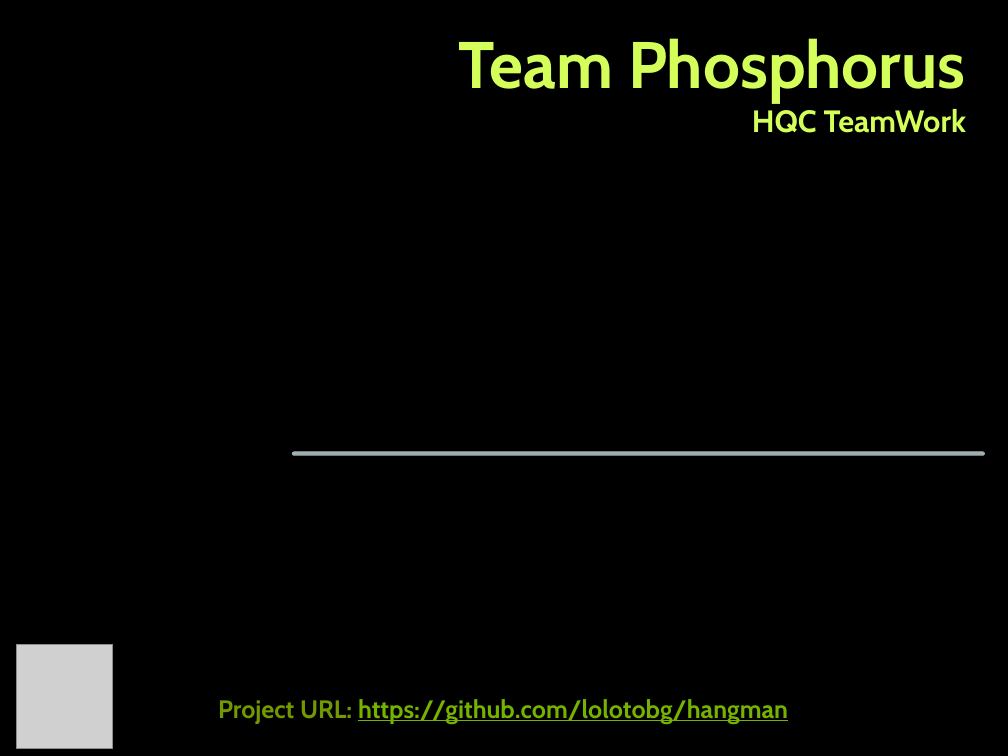
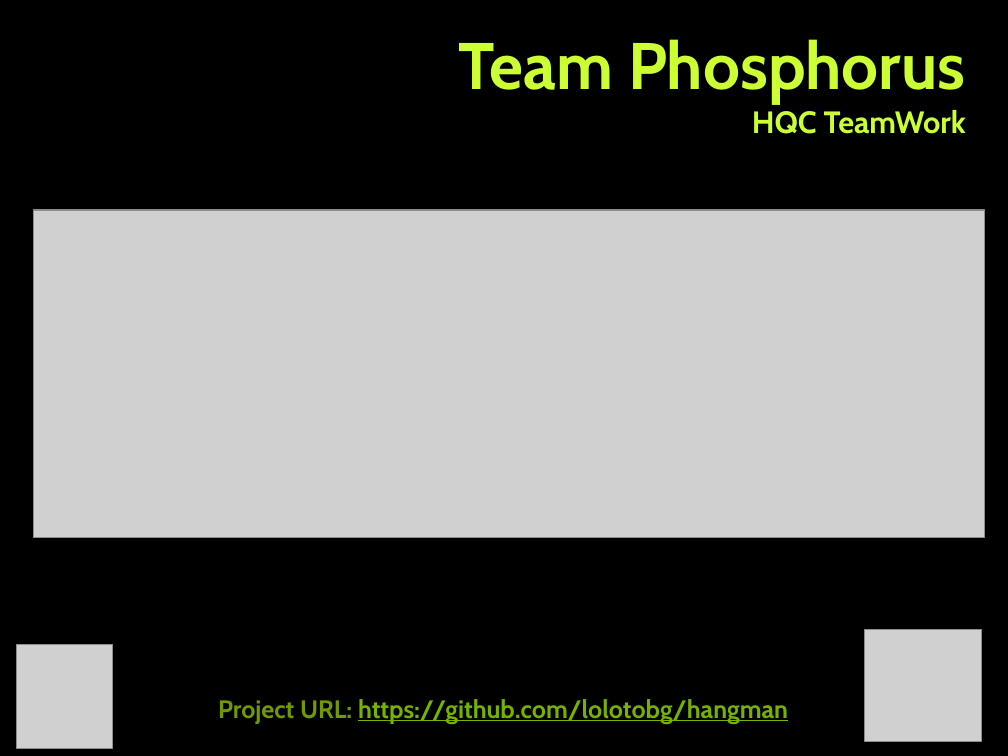
Before and after one commit to lolotobg/hangman, a slide deck: slide 4 of Docs/Phosphorus-Hangman.pptx (slide 5 before the commit). Drawn at 1008x756 pixels with LibreOffice and Linux fonts; fonts in the diff are those of the drawing; grey boxes stand for pictures; background and template pictures are left out. Boxes give left, top, right and bottom in pixels: in the first picture for what was removed or moved away, otherwise in the second. Text is boxed around its words. In the diff, an @@ line names an element or a change of style, - is before the commit and + after.

```diff
--- a/Docs/Phosphorus-Hangman.pptx
+++ b/Docs/Phosphorus-Hangman.pptx
@@ text "Team Phosphorus HQC TeamWork" at [458, 39, 966, 134]: text colour #D4FF5B to #CCFF33; vertical alignment bottom to middle @@
@@ picture added at [33, 210, 985, 537] @@
@@ line removed from (294, 454) to (983, 454) @@
@@ line removed from (294, 454) to (983, 454) @@
@@ picture added at [864, 630, 982, 741] @@
```
Also in this commit, not shown: 6 other slides changed, 4 other files.
